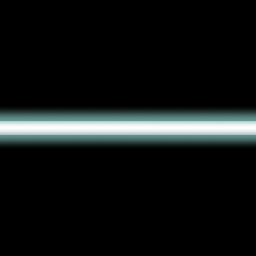
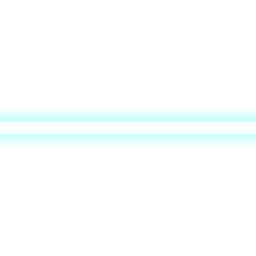
Two versions of the same layered image (w=256, h=256). Layer-by-layer changes:
hid "背景" (3rd of 3) over [0, 0, 256, 256]
